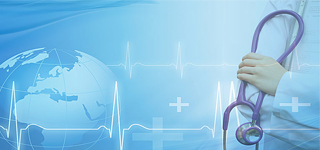
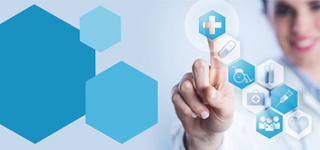
Layers edited between the first and the second 320 × 150 image:
added layer "图层 1" above "背景 副本 2" over box(0, 0, 320, 150)
hid "背景 副本 2" over box(0, 0, 320, 150)
